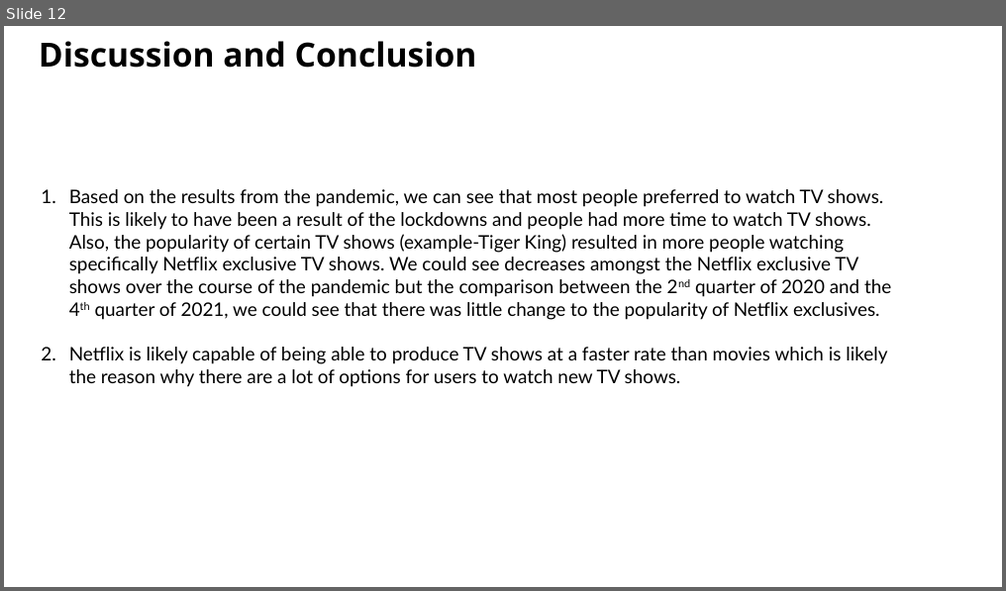
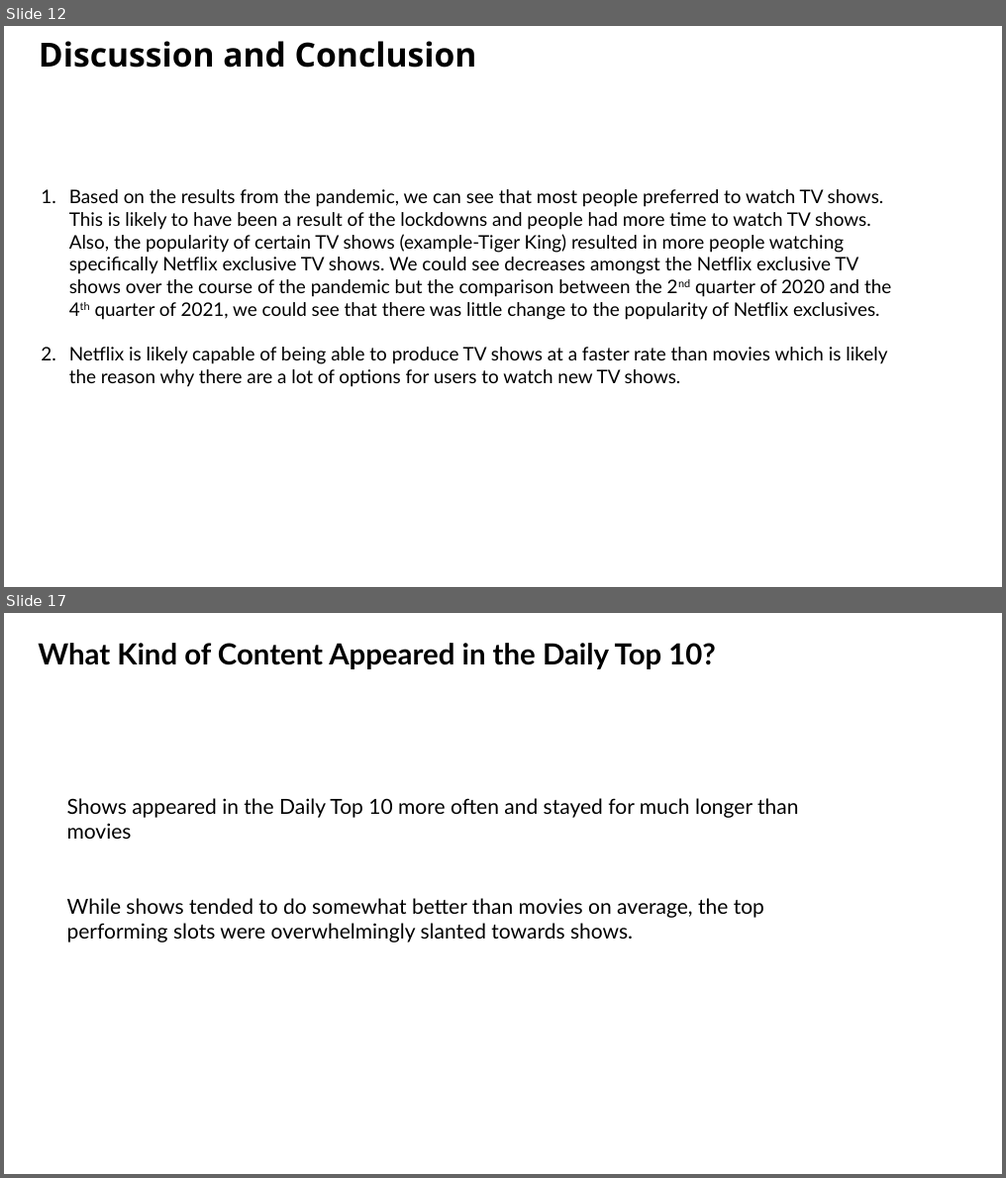
Before and after one commit to Costilrt/The-First-Project, a slide deck: TeamProjectPPT.pptx. Shown one above the other, each under a label of ours: slide 12 before the commit, slides 12 and 17 after it; the slides between them are not shown. The pictures are 1006x591 and 1006x1178 pixels, drawn with LibreOffice and Linux fonts; fonts in the diff are those of the drawing; background and template pictures are left out. Boxes give left, top, right and bottom in pixels: in the first picture for what was removed or moved away, otherwise in the second. Text is boxed around its words. In the diff, an @@ line names an element or a change of style, - is before the commit and + after.

```diff
--- a/TeamProjectPPT.pptx
+++ b/TeamProjectPPT.pptx
@@ slide 17 added at (4, 613, 1002, 1174), background picture (left out) @@
@@ text added at (38, 643, 716, 669), 28 pt, text #000000, bold @@
+What Kind of Content Appeared in the Daily Top 10?
@@ text added at (67, 798, 798, 943), 20 pt, text #000000 @@
+Shows appeared in the Daily Top 10 more often and stayed for much longer than movies
+While shows tended to do somewhat better than movies on average, the top performing slots were overwhelmingly slanted towards shows.
```
Also in this commit, not shown: 4 slides changed, 3 other files.
